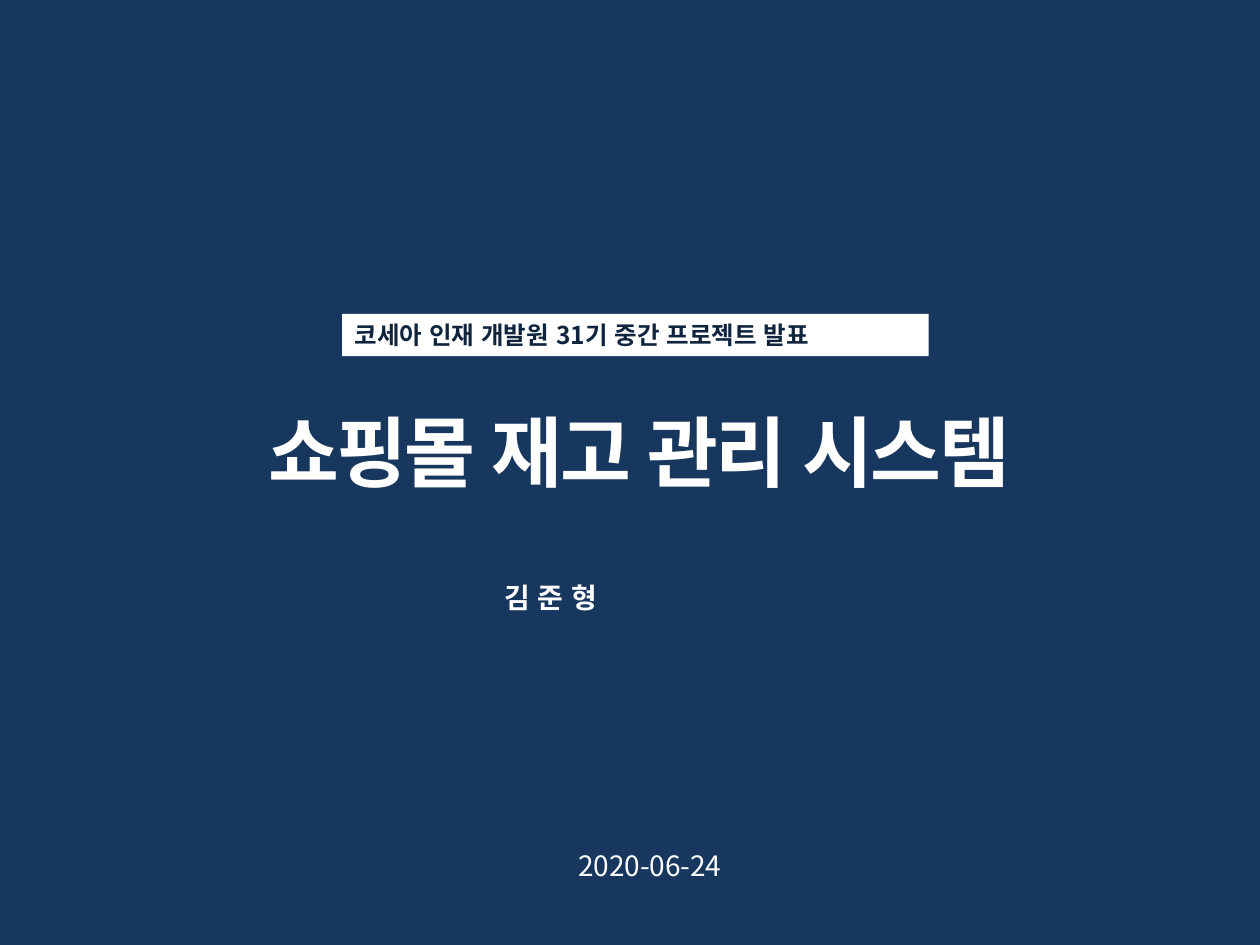
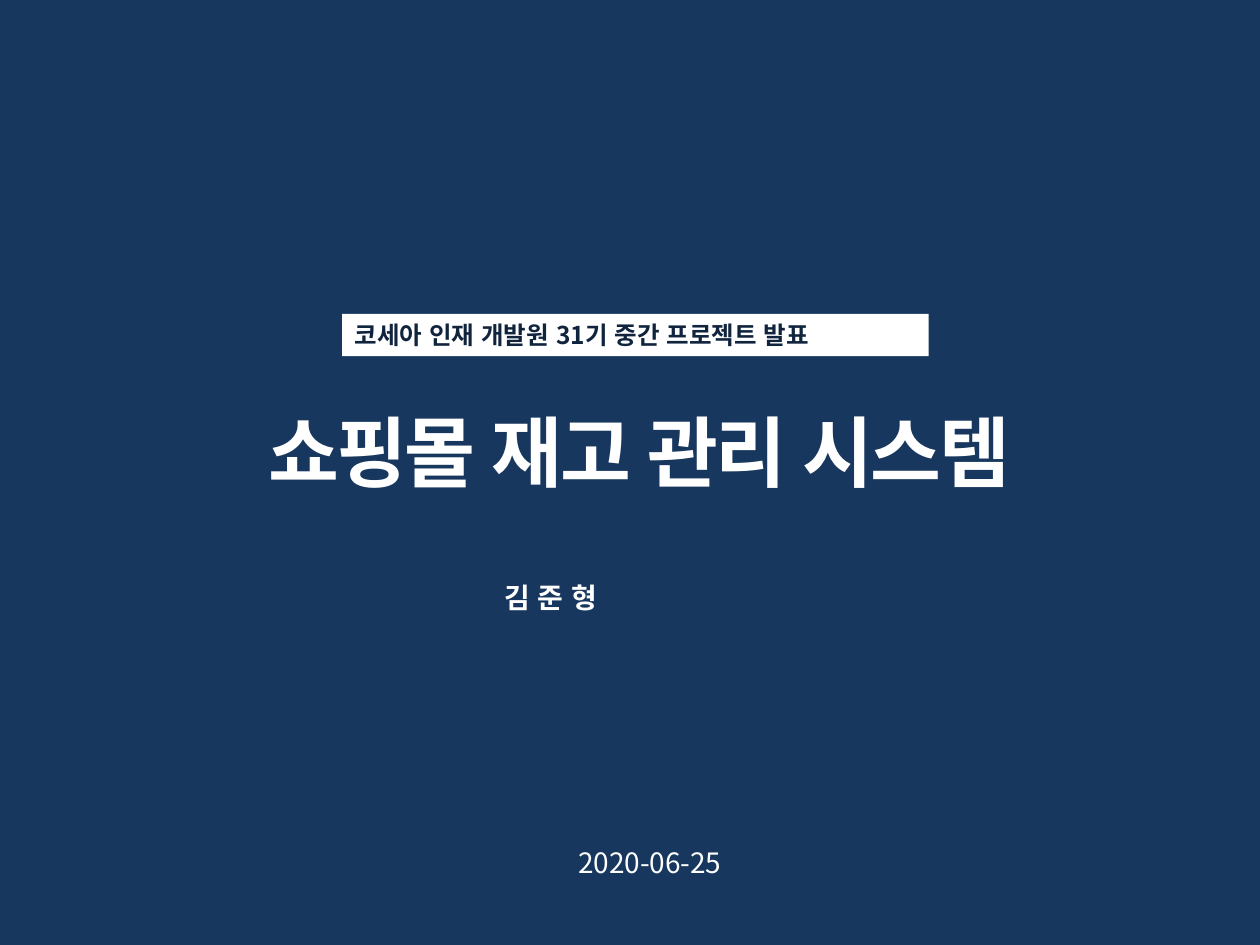
Before and after one commit to Wolfswagen/Kosea_Mid_project, a slide deck: slide 1 of Kosea_Mid_Project/김준형 Project-2nd.pptx. Drawn at 1260x945 pixels with LibreOffice and Linux fonts; fonts in the diff are those of the drawing. Boxes give left, top, right and bottom in pixels: in the first picture for what was removed or moved away, otherwise in the second. Text is boxed around its words. In the diff, an @@ line names an element or a change of style, - is before the commit and + after.

```diff
--- a/Kosea_Mid_Project/김준형 Project-2nd.pptx
+++ b/Kosea_Mid_Project/김준형 Project-2nd.pptx
@@ text at <box>578,852,721,874</box>: text changed @@
-2020-06-24
+2020-06-25
```
Also in this commit, not shown: 20 other slides changed, 19 other files.
